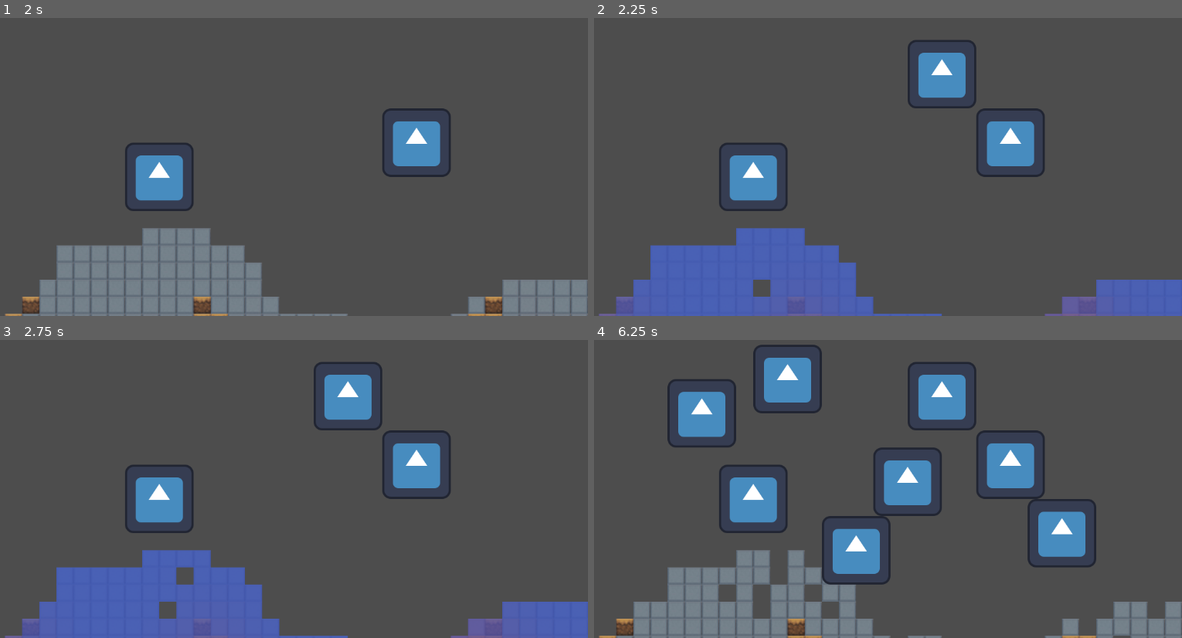
Above: before the commit, frames 1-4 (two rows, left to right).
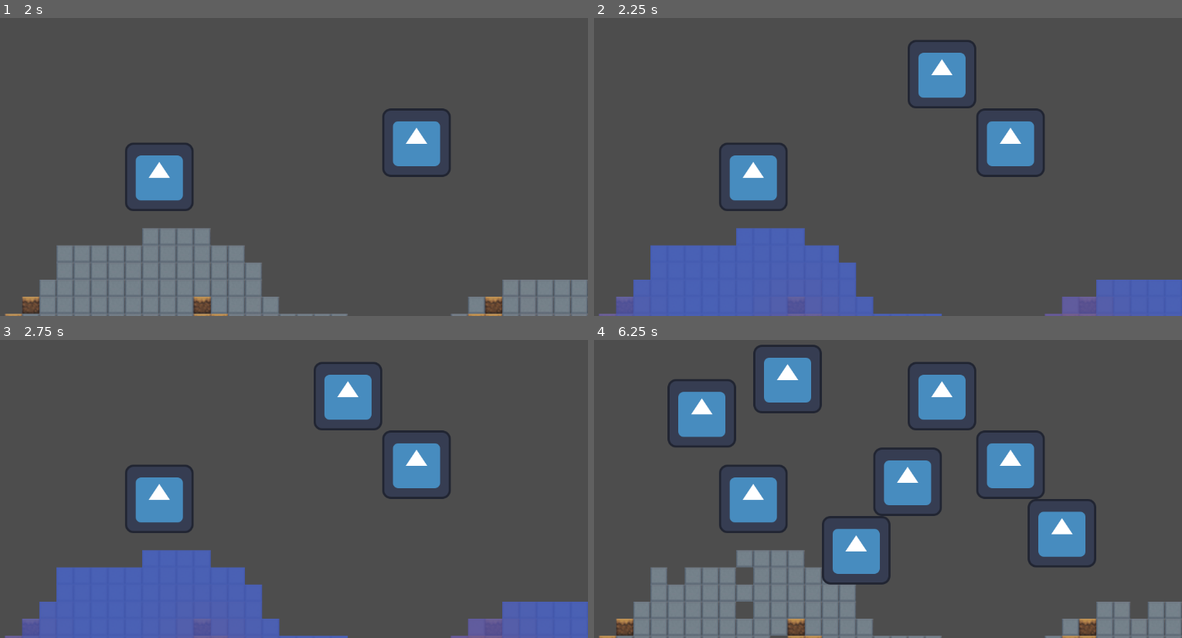
Above: after the commit, the same moments.

Repository: choe050919/starforge
Game: Godot game, scene res://scenes/world.tscn
Same seed, same stepped clock (60 frames per second), same inputs: the game is played once before the commit and once after it. The engine's default icon, where the game draws it, is replaced by a stand-in: a white triangle on a blue panel in a dark square.
Inputs (mouse positions are in pixels of both pictures, inside the frame that each line leads up to):
- Up to frame 1 (2 s): tap Enter at 0.5 s; move the mouse to (417, 125) at 0.52 s; tap T at 0.6 s; click (417, 125) at 0.67 s; tap Space at 1.25 s; move the mouse to (158, 161) at 1.27 s; tap Y at 1.35 s; click (158, 161) at 1.42 s
- Up to frame 2 (2.25 s): tap Enter at 2 s; move the mouse to (935, 65) at 2.02 s; tap T at 2.1 s; click (935, 65) at 2.17 s
- Up to frame 3 (2.75 s): no input
- Up to frame 4 (6.25 s): move the mouse to (840, 533) at 2.77 s; tap Y at 2.85, 4.35, 5.85 s; click (840, 533) at 2.92 s; move the mouse to (1058, 515) at 3.52 s; tap T at 3.6, 5.1 s; click (1058, 515) at 3.67 s; tap Space at 4.25 s; move the mouse to (688, 411) at 4.27 s; click (688, 411) at 4.42 s; move the mouse to (905, 465) at 5.02 s; click (905, 465) at 5.17 s; move the mouse to (782, 378) at 5.77 s; click (782, 378) at 5.92 s

Frame 1 is identical in both runs. In frame 2, 0.2% of the frame differs, in the area x 27-31%, y 87-94%; in frame 3, 0.3%; in frame 4, 2.6%, in the area x 9-98%, y 70-100%.

Commit message:
Add critter breaker and integrate durability

Diff:
--- /dev/null
+++ b/scenes/critter_breaker.tscn
@@ -0,0 +1,10 @@
+[gd_scene load_steps=3 format=3 uid="uid://7d794c6a4dfd4fb4a609f5b96180fff0"]
+
+[ext_resource type="Script" uid="uid://4eade67dffe84483b990c657303da95c" path="res://scripts/critter_breaker.gd" id="1_durbr"]
+[ext_resource type="Texture2D" uid="uid://drcw3d5sjondu" path="res://icon.svg" id="2_tveg8"]
+
+[node name="CritterBreaker" type="Node2D"]
+script = ExtResource("1_durbr")
+
+[node name="Sprite2D" type="Sprite2D" parent="."]
+texture = ExtResource("2_tveg8")
--- a/scenes/world.tscn
+++ b/scenes/world.tscn
@@ -10,7 +10,8 @@
 [ext_resource type="Script" uid="uid://dtjuedvsbwjng" path="res://scripts/sim_clock.gd" id="5_qfnet"]
 [ext_resource type="Script" uid="uid://cheovfjbqki2h" path="res://scripts/heatmap_overlay.gd" id="7_4mrxx"]
 [ext_resource type="Script" uid="uid://dl4jofyiuxsbc" path="res://scripts/tile_change.gd" id="8_7r4gi"]
-[ext_resource type="PackedScene" uid="uid://b1m6vvsvkdw6" path="res://scenes/critter_changer.tscn" id="10_e3hyu"]
+[ext_resource type="Script" uid="uid://d1vx7d5u9nhpq" path="res://scripts/durability.gd" id="9_d1vx7"]
+[ext_resource type="PackedScene" uid="uid://7d794c6a4dfd4fb4a609f5b96180fff0" path="res://scenes/critter_breaker.tscn" id="10_bkrkr"]
 [ext_resource type="Script" uid="uid://b2776qmf4l0o" path="res://scripts/critter_spawner.gd" id="11_q5onr"]
 
 [node name="World" type="Node2D"]
@@ -39,6 +40,9 @@
 [node name="WorldGen" type="Node" parent="Systems"]
 script = ExtResource("4_qfnet")
 
+[node name="Durability" type="Node" parent="Systems"]
+script = ExtResource("9_d1vx7")
+
 [node name="Temperature" type="Node" parent="Systems"]
 script = ExtResource("5_i7141")
 
@@ -53,9 +57,10 @@
 
 [node name="Spawner" type="Node2D" parent="Actors"]
 script = ExtResource("11_q5onr")
-critter_scene = ExtResource("10_e3hyu")
+critter_scene = ExtResource("10_bkrkr")
 ground_path = NodePath("../../Terrain/Ground")
 tile_change_path = NodePath("../../Systems/TileChange")
+durability_path = NodePath("../../Systems/Durability")
 
 [node name="Managers" type="Node" parent="."]
 
--- /dev/null
+++ b/scripts/critter_breaker.gd
@@ -0,0 +1,66 @@
+extends Node2D
+class_name CritterBreaker
+
+@export_node_path("Node") var durability_path: NodePath	 # Durability
+@export_node_path("TileMapLayer") var ground_layer_path: NodePath  # Terrain/Ground
+
+@export var scan_radius: int = 6		  # 주변 몇 칸에서 찾을지
+@export var think_interval: float = 0.6	  # 몇 초마다 한 번 타겟 갱신
+@export var break_power: float = 5.0	  # 초당 피해량
+
+var _t: float = 0.0
+var _durability: Durability
+var _ground: TileMapLayer
+var _rng := RandomNumberGenerator.new()
+var _target: Vector2i = Vector2i(-1, -1)
+
+func _ready() -> void:
+	_rng.randomize()
+	if durability_path != NodePath():
+		_durability = get_node(durability_path) as Durability
+	if ground_layer_path != NodePath():
+		_ground = get_node(ground_layer_path) as TileMapLayer
+
+func _process(dt: float) -> void:
+	if _durability == null or _ground == null:
+		return
+	_t += dt
+	if _target == Vector2i(-1, -1) or _durability.get_max_hp(_target) <= 0.0:
+		_target = Vector2i(-1, -1)
+	if _t >= think_interval and _target == Vector2i(-1, -1):
+		_t = 0.0
+		_target = _find_target_cell()
+	if _target != Vector2i(-1, -1):
+		_durability.apply_damage(_target, break_power * dt)
+
+func _find_target_cell() -> Vector2i:
+	var center: Vector2i = _world_to_cell(global_position)
+	var attempts := 20
+	var s := _durability.size
+	while attempts > 0:
+		attempts -= 1
+		var dx: int = _rng.randi_range(-scan_radius, scan_radius)
+		var dy: int = _rng.randi_range(-scan_radius, scan_radius)
+		var cell := Vector2i(center.x + dx, center.y + dy)
+		if cell.x < 0 or cell.y < 0 or cell.x >= s.x or cell.y >= s.y:
+			continue
+		if _durability.get_max_hp(cell) <= 0.0:
+			continue
+		return cell
+	return Vector2i(-1, -1)
+
+func _world_to_cell(world_pos: Vector2) -> Vector2i:
+	var local: Vector2 = _ground.to_local(world_pos)
+	return _ground.local_to_map(local)
+
+func set_dependencies(dur: Durability, ground: TileMapLayer) -> void:
+	_durability = dur
+	_ground = ground
+
+func warp_to_cell(cell: Vector2i) -> void:
+	if _ground == null:
+		return
+	var local_origin: Vector2 = _ground.map_to_local(cell)
+	var ts: TileSet = _ground.tile_set
+	var half: Vector2 = Vector2(ts.tile_size.x * 0.5, ts.tile_size.y * 0.5)
+	global_position = _ground.to_global(local_origin + half)
--- a/scripts/critter_spawner.gd
+++ b/scripts/critter_spawner.gd
@@ -1,13 +1,15 @@
 extends Node
 class_name CritterSpawner
 
-@export var critter_scene: PackedScene              # ← Critter 프리팹 씬 (CritterChanger 붙어있어야 함)
+@export var critter_scene: PackedScene		    # ← Critter 프리팹 씬
 @export_node_path("TileMapLayer") var ground_path   # ← Terrain/Ground를 지정
-@export_node_path("Node") var tile_change_path      # ← Systems/TileChange를 지정
-@export var only_inside_world: bool = true          # 월드 범위 바깥 클릭 무시
+@export_node_path("Node") var tile_change_path	    # ← Systems/TileChange를 지정
+@export_node_path("Node") var durability_path	    # ← Systems/Durability를 지정
+@export var only_inside_world: bool = true	    # 월드 범위 바깥 클릭 무시
 
 var _ground: TileMapLayer
 var _sys: TileChange
+var _dur: Durability
 var _rng := RandomNumberGenerator.new()
 
 func _ready() -> void:
@@ -15,6 +17,8 @@
 		_ground = get_node(ground_path) as TileMapLayer
 	if tile_change_path != NodePath():
 		_sys = get_node(tile_change_path) as TileChange
+	if durability_path != NodePath():
+		_dur = get_node(durability_path) as Durability
 	_rng.randomize()
 
 func _unhandled_input(e: InputEvent) -> void:
@@ -40,13 +44,15 @@
 			return
 
 	# 인스턴스 생성 → 의존성 주입 → 셀 중심으로 워프
-	var critter := critter_scene.instantiate() as CritterChanger
-	if critter == null:
-		push_error("[Spawner] critter_scene must be a CritterChanger scene.")
+	var critter := critter_scene.instantiate()
+	if critter == null or not (critter is Node2D):
+		push_error("[Spawner] critter_scene must be a Node2D scene.")
 		return
-
 	# 보통은 Spawner와 같은 상위(Actors)에 붙임
 	add_child(critter)
-	if _sys != null:
+	if critter is CritterChanger and _sys != null:
 		critter.set_dependencies(_sys, _ground)
-	critter.warp_to_cell(cell)
+	elif critter is CritterBreaker and _dur != null:
+		critter.set_dependencies(_dur, _ground)
+	if critter.has_method("warp_to_cell"):
+		critter.warp_to_cell(cell)
--- /dev/null
+++ b/scripts/durability.gd
@@ -0,0 +1,96 @@
+extends Node
+class_name Durability
+
+signal break_requested(cell: Vector2i)
+signal hp_changed(cell: Vector2i, hp: float, max_hp: float)
+
+var size: Vector2i
+var hp: PackedFloat32Array = PackedFloat32Array()
+var max_hp: PackedFloat32Array = PackedFloat32Array()
+var _broken: PackedByteArray = PackedByteArray()
+
+const TILE_AIR := 0
+const TILE_ICE := 1
+const TILE_GROUND := 2
+const TILE_URANIUM := 3
+
+@export var hp_air_default: float = 0.0
+@export var hp_ice_default: float = 6.0
+@export var hp_ground_default: float = 10.0
+@export var hp_uranium_default: float = 25.0
+
+func setup_from_tiles(tile_types: PackedInt32Array, grid_size: Vector2i) -> void:
+        size = grid_size
+        var total := size.x * size.y
+        hp = PackedFloat32Array(); hp.resize(total)
+        max_hp = PackedFloat32Array(); max_hp.resize(total)
+        _broken = PackedByteArray(); _broken.resize(total)
+
+        for y in size.y:
+                for x in size.x:
+                        var idx := y * size.x + x
+                        var tt := tile_types[idx]
+                        var m := _default_hp(tt)
+                        max_hp[idx] = m
+                        hp[idx] = m
+                        _broken[idx] = 0
+
+func _default_hp(tt: int) -> float:
+        match tt:
+                TILE_GROUND:
+                        return hp_ground_default
+                TILE_ICE:
+                        return hp_ice_default
+                TILE_URANIUM:
+                        return hp_uranium_default
+                _:
+                        return hp_air_default
+
+func _cell_index(cell: Vector2i) -> int:
+        return cell.y * size.x + cell.x
+
+func apply_damage(cell: Vector2i, amount: float, _type: StringName = &"generic") -> void:
+        if size == Vector2i.ZERO:
+                return
+        if amount <= 0.0:
+                return
+        if cell.x < 0 or cell.y < 0 or cell.x >= size.x or cell.y >= size.y:
+                return
+        var idx := _cell_index(cell)
+        if idx < 0 or idx >= hp.size():
+                return
+        if max_hp[idx] <= 0.0:
+                return
+        hp[idx] -= amount
+        if hp[idx] < 0.0:
+                hp[idx] = 0.0
+        emit_signal("hp_changed", cell, hp[idx], max_hp[idx])
+        if hp[idx] <= 0.0 and _broken[idx] == 0:
+                _broken[idx] = 1
+                emit_signal("break_requested", cell)
+
+func get_hp(cell: Vector2i) -> float:
+        var idx := _cell_index(cell)
+        if idx < 0 or idx >= hp.size():
+                return 0.0
+        return hp[idx]
+
+func get_max_hp(cell: Vector2i) -> float:
+        var idx := _cell_index(cell)
+        if idx < 0 or idx >= max_hp.size():
+                return 0.0
+        return max_hp[idx]
+
+func on_tile_replaced(cell: Vector2i, from_tile: int, to_tile: int, reason: StringName) -> void:
+        if size == Vector2i.ZERO:
+                return
+        var idx := _cell_index(cell)
+        if idx < 0 or idx >= hp.size():
+                return
+        var m := _default_hp(to_tile)
+        max_hp[idx] = m
+        hp[idx] = m
+        _broken[idx] = 0
+        if m <= 0.0:
+                hp[idx] = 0.0
+        emit_signal("hp_changed", cell, hp[idx], max_hp[idx])
--- a/scripts/world.gd
+++ b/scripts/world.gd
@@ -8,6 +8,7 @@
 @onready var ground_layer: TileMapLayer = get_node("Terrain/Ground")
 @onready var tchange: TileChange = get_node("Systems/TileChange")
 @onready var heat_src: HeatSourceOverlay = get_node("Terrain/HeatSourceOverlay")
+@onready var durability: Durability = get_node("Systems/Durability")
 
 enum OverlayMode { NONE, HEATMAP, HEAT_SOURCE }
 
@@ -34,9 +35,11 @@
 	if clock:
 		clock.tick_sim.connect(_on_tick_sim)
 
-	if tchange != null and temp != null:
+	if tchange != null:
 		tchange.tile_destroyed.connect(_on_tile_destroyed)
 		tchange.tile_replaced.connect(_on_tile_replaced)
+	if durability != null and tchange != null:
+		durability.break_requested.connect(func(cell: Vector2i): tchange.queue_destroy(cell, &"durability"))
 
 	_apply_overlay_state() # 생략 가능
 
@@ -58,6 +61,9 @@
 	# 온도 초기화 + 초기 렌더
 	temp.setup_from_tiles(tiles, size)
 	_on_temperature_updated()  # 첫 프레임 그리기
+
+	if durability:
+		durability.setup_from_tiles(tiles, size)
 
 	if tchange:
 		tchange.setup(tiles, size)  # 타일 변경 시스템에 현재 맵 전달
@@ -87,6 +93,8 @@
 func _on_tile_replaced(cell: Vector2i, from_tile: int, to_tile: int, reason: StringName) -> void:
 	if temp != null:
 		temp.on_tile_replaced(cell, from_tile, to_tile, reason)
+	if durability != null:
+		durability.on_tile_replaced(cell, from_tile, to_tile, reason)
 
 func _unhandled_input(event: InputEvent) -> void:
 	if event is InputEventKey:
Not shown: 1 places in scenes/world.tscn that only renumber resources
Not shown, added: scripts/critter_breaker.gd.uid
Not shown, added: scripts/durability.gd.uid
